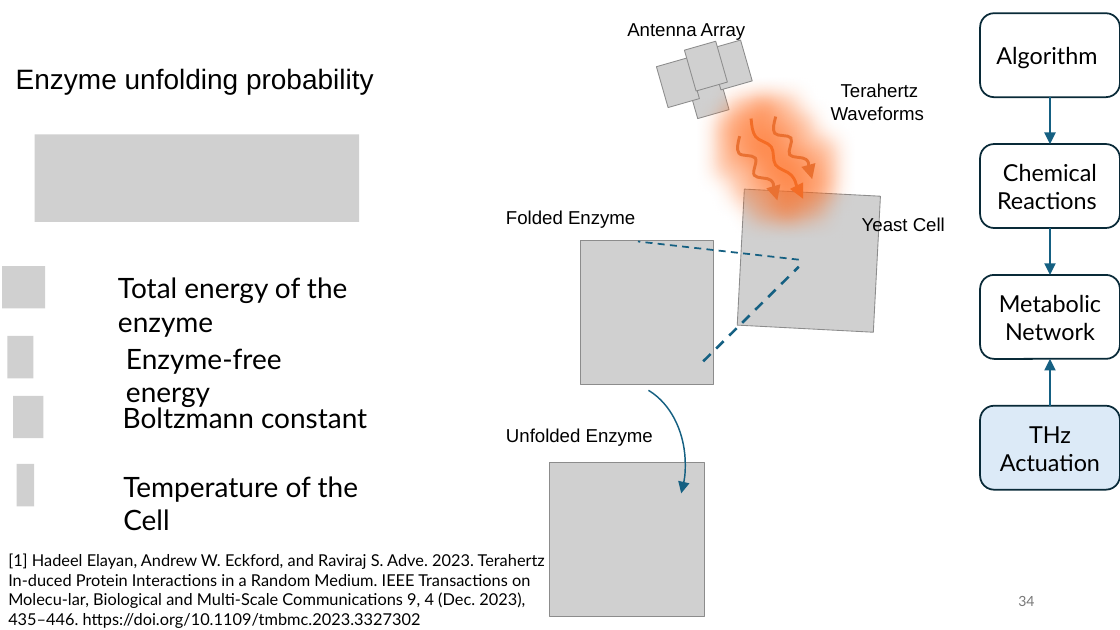
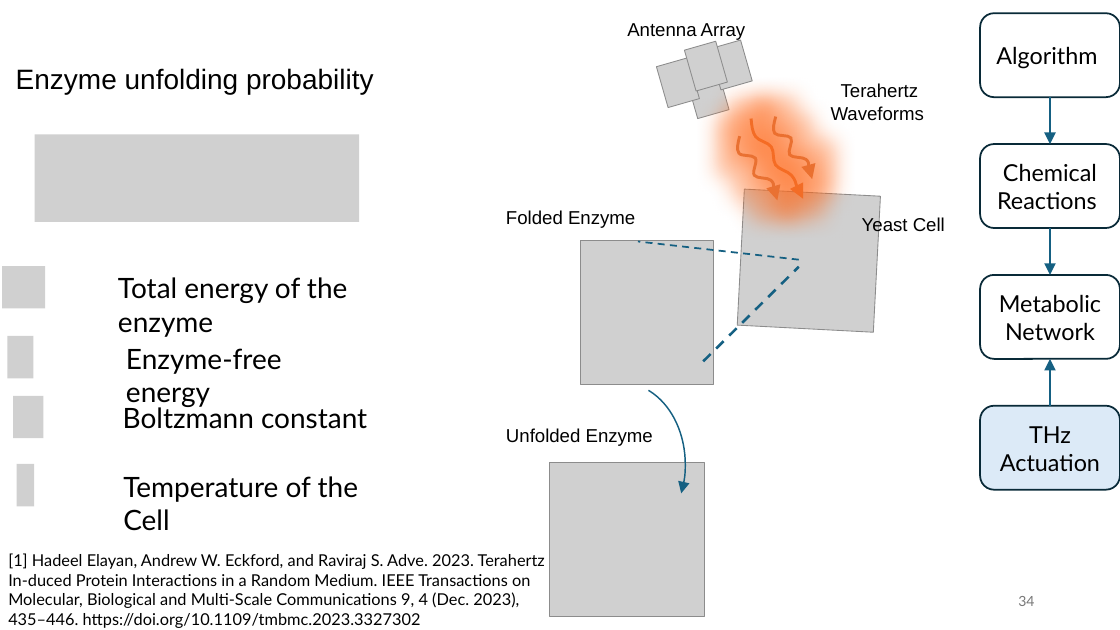
Before and after one commit to tkn-tub/bioelectrodynamics, a slide deck: slide 34 of slides/slides.pptx. Drawn at 1120x630 pixels with LibreOffice and Linux fonts; fonts in the diff are those of the drawing; grey boxes stand for pictures. Boxes give left, top, right and bottom in pixels: in the first picture for what was removed or moved away, otherwise in the second. Text is boxed around its words. In the diff, an @@ line names an element or a change of style, - is before the commit and + after.

Commit message:
protein model and slides

```diff
--- a/slides/slides.pptx
+++ b/slides/slides.pptx
@@ text at [8,553,545,628]: text changed @@
-[1] Hadeel Elayan, Andrew W. Eckford, and Raviraj S. Adve. 2023. Terahertz In-duced Protein Interactions in a Random Medium. IEEE Transactions on Molecu-lar, Biological and Multi-Scale Communications 9, 4 (Dec. 2023), 435–446. https://doi.org/10.1109/tmbmc.2023.3327302
+[1] Hadeel Elayan, Andrew W. Eckford, and Raviraj S. Adve. 2023. Terahertz In-duced Protein Interactions in a Random Medium. IEEE Transactions on Molecular, Biological and Multi-Scale Communications 9, 4 (Dec. 2023), 435–446. https://doi.org/10.1109/tmbmc.2023.3327302
```
Also in this commit, not shown: 6 other slides changed, 2 other files.
